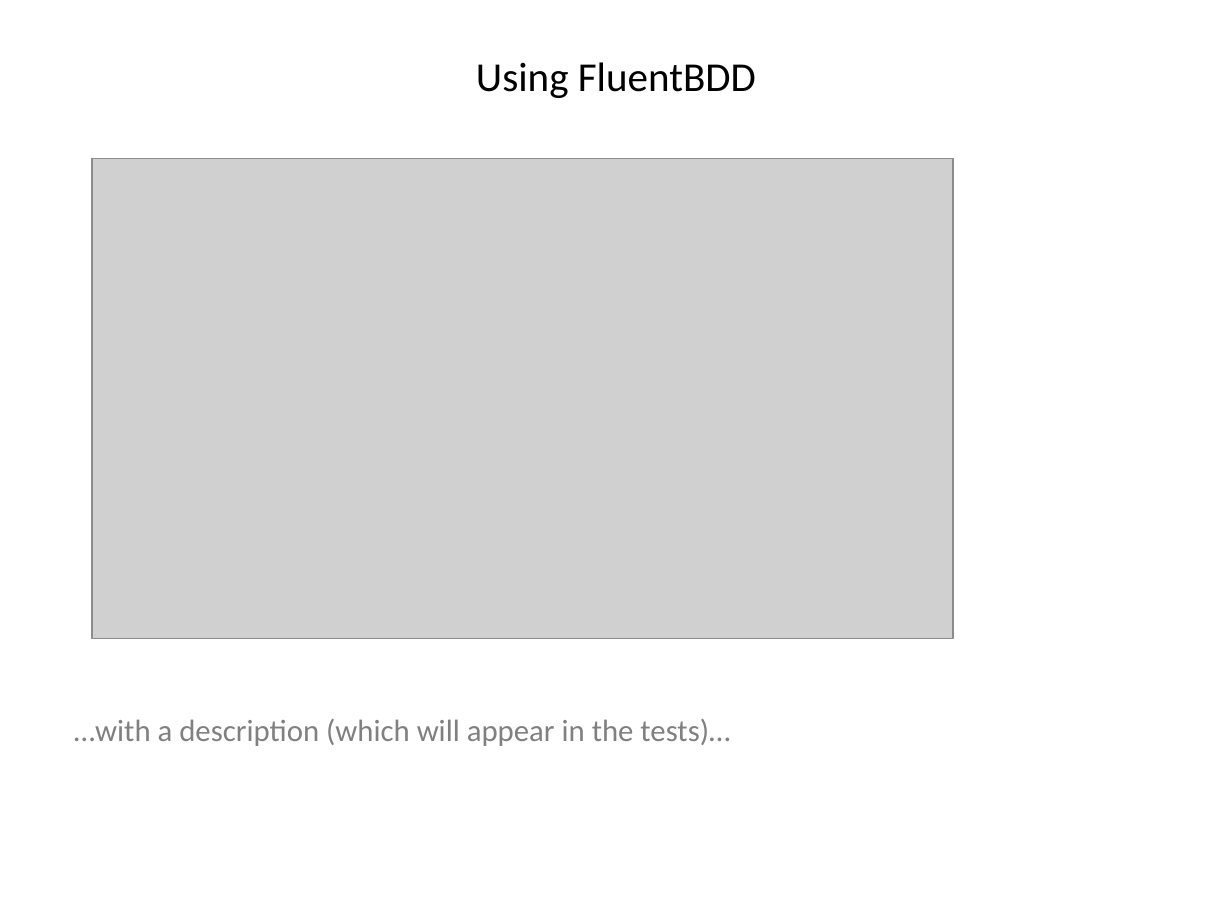
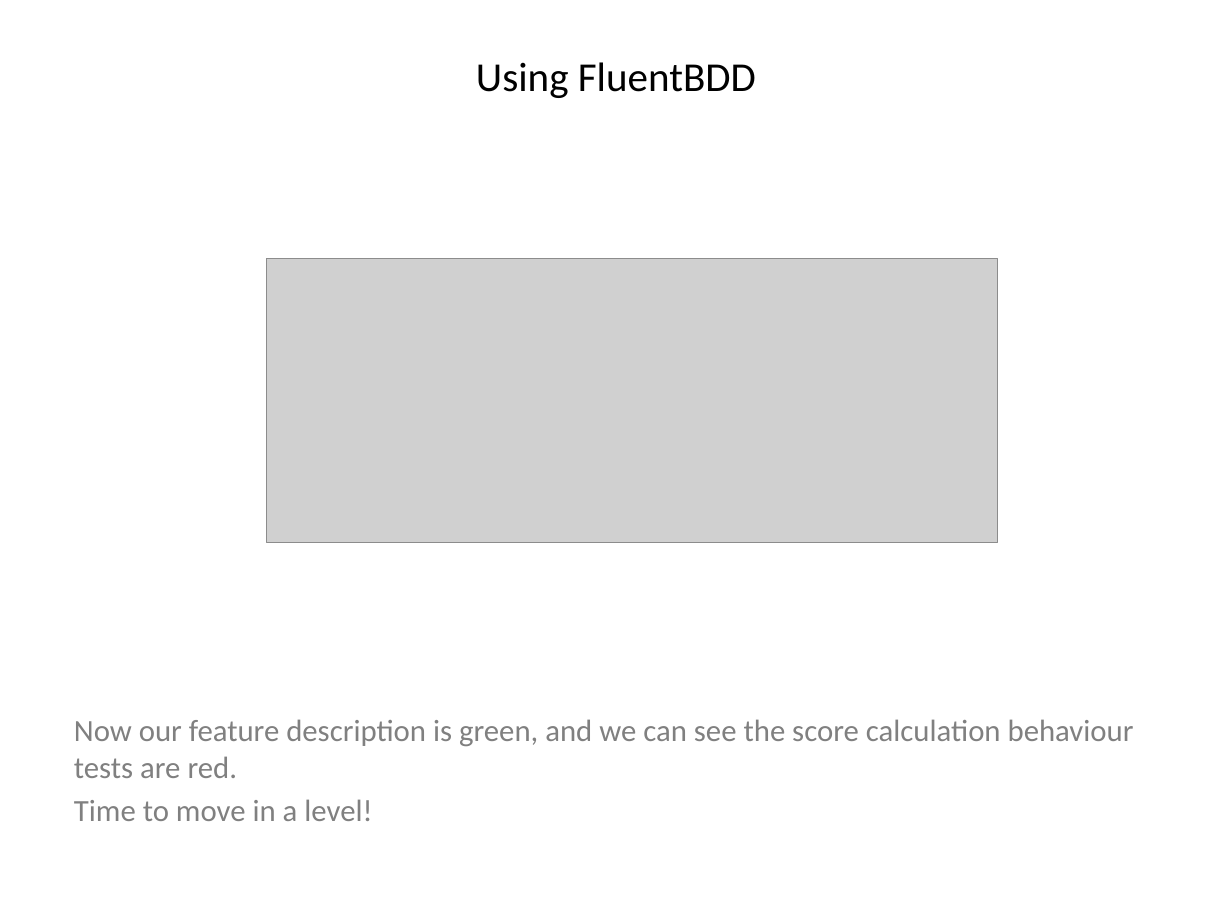
Before and after one commit to i-e-b/FluentBdd, a slide deck: slide 42 of FluentBDD/Fluent BDD.pptx (slide 49 before the commit). Drawn at 1232x924 pixels with LibreOffice and Linux fonts; fonts in the diff are those of the drawing; grey boxes stand for pictures. Boxes give left, top, right and bottom in pixels: in the first picture for what was removed or moved away, otherwise in the second. Text is boxed around its words. In the diff, an @@ line names an element or a change of style, - is before the commit and + after.

Commit message:
Outside-in tests (renamed Feature to Behaviour); Renaming 'With' to 'Given to better match normal BDD language; Split template/concrete concept, moving toward the idea of general proofs. Updated powerpoint slides.

```diff
--- a/FluentBDD/Fluent BDD.pptx
+++ b/FluentBDD/Fluent BDD.pptx
@@ picture removed at (92,159,954,639) @@
@@ picture added at (267,259,998,543) @@
@@ text at (74,719,1134,821): text changed @@
-…with a description (which will appear in the tests)…
+Now our feature description is green, and we can see the score calculation behaviour tests are red.
+Time to move in a level!
```
Also in this commit, not shown: 69 other slides changed, 9 slides added, 16 slides removed, 25 other files.
